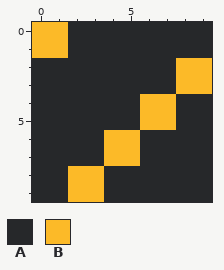
Pixel-art sprite: src/Resources/players/bg.png. That is the earlier state.
The file is 10x10 pixels. Colours within 5 levels of each other are drawn and written as one.
Palette (. is transparent): A #26282a  B #fcba28
Once edited:
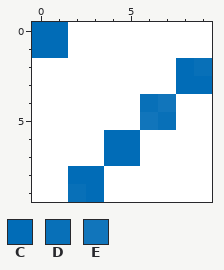
Colours new in this view: C #016cb7  D #0870b8  E #1175bb
What changed:
Colour A changes from #26282a to #ffffff.
Colour B becomes colour C in rows 0 to 1 at x 0 to 1; in row 2 at x 8; in row 3 at x 8 to 9; in rows 6 to 7 at x 4 to 5; in row 8 at x 2 to 3; in row 9 at x 3.
Colour B becomes colour D in row 2 at x 9; in row 4 at x 6; in row 5 at x 7; in row 9 at x 2.
Colour B becomes colour E in row 4 at x 7; in row 5 at x 6.
Where, in picture pixels (left, top, right, bottom), the same in both pictures:
changed: (32, 22, 212, 202)
